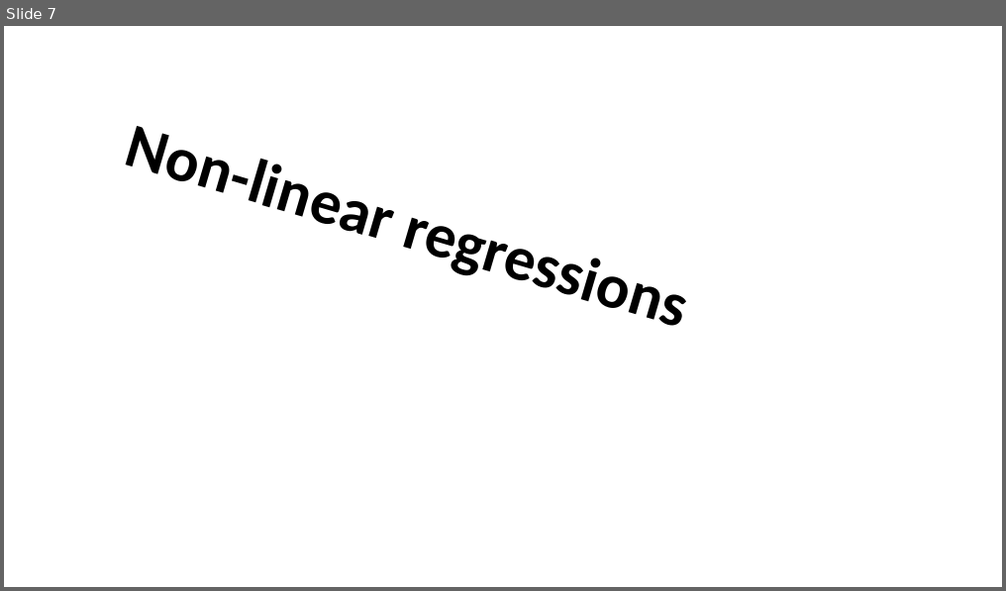
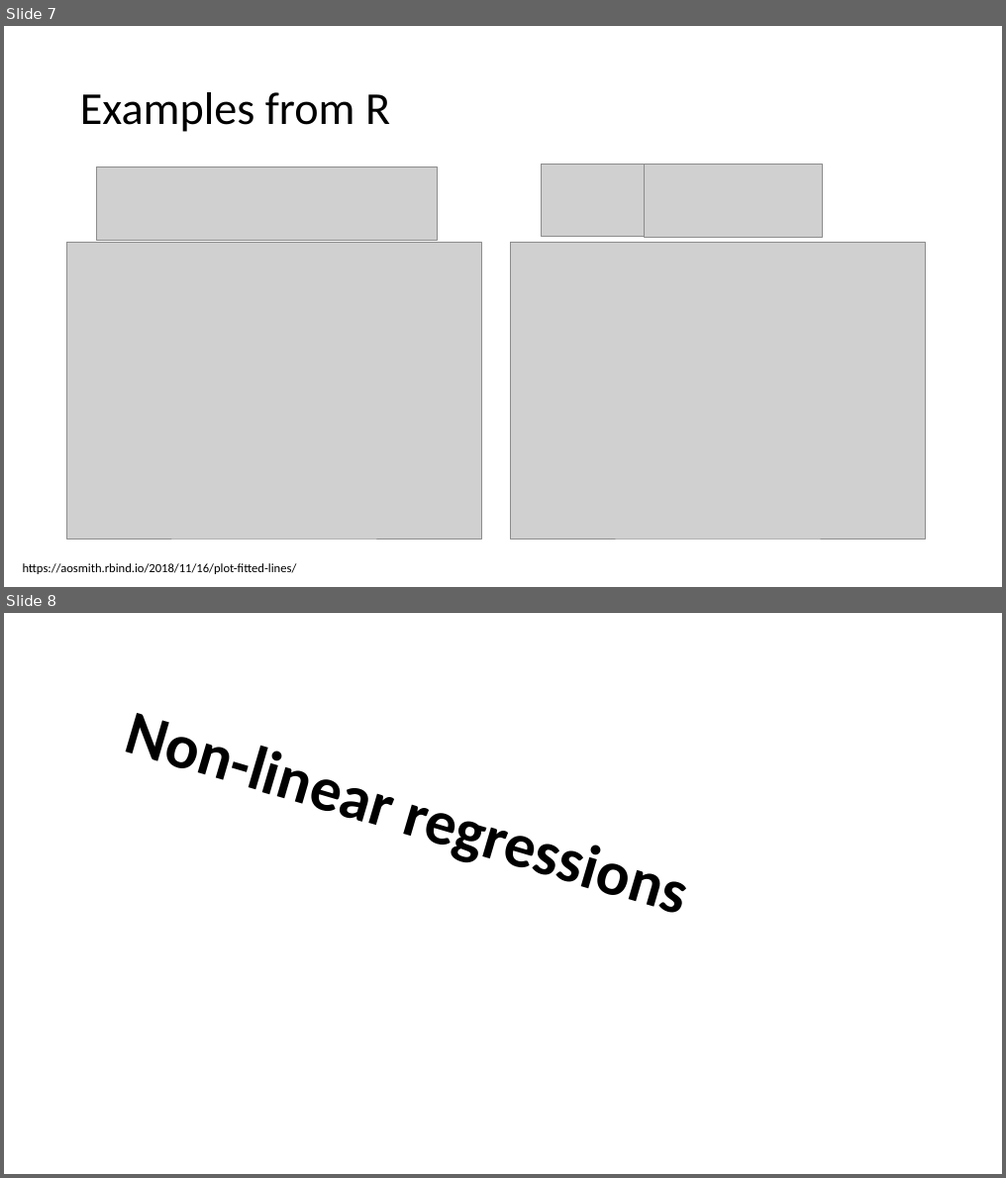
Before and after one commit to SanneE1/Lab-5-linking-VR-to-CD, a slide deck: Powerpoint Linking vital rates to climate drivers.pptx. Shown one above the other, each under a label of ours: slide 7 before the commit, slides 7 and 8 after it. The pictures are 1006x591 and 1006x1178 pixels, drawn with LibreOffice and Linux fonts; fonts in the diff are those of the drawing; grey boxes stand for pictures; background and template pictures are left out. Boxes give left, top, right and bottom in pixels: in the first picture for what was removed or moved away, otherwise in the second. Text is boxed around its words. In the diff, an @@ line names an element or a change of style, - is before the commit and + after.

```diff
--- a/Powerpoint Linking vital rates to climate drivers.pptx
+++ b/Powerpoint Linking vital rates to climate drivers.pptx
@@ slide 7 added at [4,26,1002,587], background #FFFFFF @@
@@ title added at [80,92,390,132], 44 pt, text #000000 @@
+Examples from R
@@ picture added at [96,168,437,240] @@
@@ picture added at [541,164,645,236] @@
@@ picture added at [645,165,823,237] @@
@@ picture added at [66,243,481,539] @@
@@ picture added at [511,243,926,539] @@
@@ text added at [23,564,297,574], 12 pt, text #000000 @@
+https://aosmith.rbind.io/2018/11/16/plot-fitted-lines/
@@ what was slide 7 is now slide 8 @@
```
